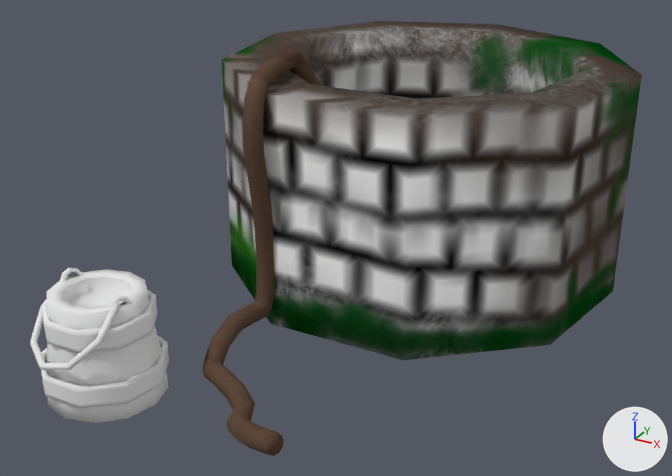
One commit to the OBJ model resources/Pozo/Pozo.obj: the scene before it, then after it.
Both versions are drawn from a 50 mm lens placed at (41.4, -84.9, 35.3), pointed at (-3.0, -4.2, -5.1). Arrows for +X, +Y and +Z are at lower right; the lights stay in place. Where no turn or scale is listed for an object, it has been applied to the vertices.

Objects in the first picture: 'Loft006', 'Loft007', 'Loft008', 'pozo', 'pozo001', 'pozo002'.
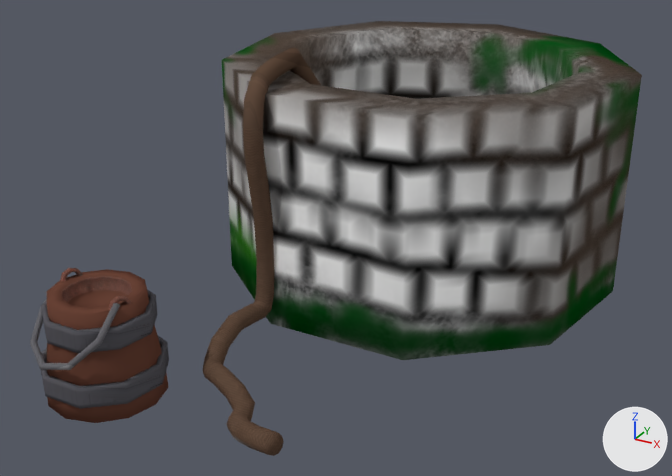
The newer file is also turned or shifted as a whole; pictures and numbers use the older file's frame.

Boxes [x1, y1, x2, y2] around the edits, measured in the pictures (672 x 476 px):
'Loft006', surface changed (white to brown)
    both: [47, 268, 168, 423]
'pozo001', surface changed
    both: [41, 336, 169, 409]
'pozo002', surface changed
    both: [41, 290, 158, 353]
'Loft007', surface changed (white to grey)
    both: [30, 276, 120, 370]

The change, as a list of edits to the scene's bpy script:
```text
Add img_asa_base_color_png:
    img_asa_base_color_png = load_image('Asa_Base_Color.png', 'Asa_Base_Color.png', 1024, 1024, 'sRGB')
Add img_metal_metallic_png:
    img_metal_metallic_png = load_image('Metal_Metallic.png', 'Metal_Metallic.png', 1024, 1024, 'sRGB')
Add img_asa_metallic_png:
    img_asa_metallic_png = load_image('Asa_Metallic.png', 'Asa_Metallic.png', 1024, 1024, 'sRGB')
Add img_madera_base_color_png:
    img_madera_base_color_png = load_image('Madera_Base_Color.png', 'Madera_Base_Color.png', 1024, 1024, 'sRGB')
Add img_madera_metallic_png:
    img_madera_metallic_png = load_image('Madera_Metallic.png', 'Madera_Metallic.png', 1024, 1024, 'sRGB')
Change mat_madera:
    where n0 = _N.new('ShaderNodeBsdfPrincipled'); n0.name = 'Principled BSDF'
    n0.inputs[2].default_value: 1.0 -> 0.9  # 'Roughness'
    add n2 = _N.new('ShaderNodeTexImage'); n2.name = 'Image Texture'
    add n2.image = img_madera_base_color_png
    add n3 = _N.new('ShaderNodeTexImage'); n3.name = 'Image Texture.001'
    add n3.image = img_madera_metallic_png
    add _L.new(n2.outputs[0], n0.inputs[0])  # 'Color' to 'Base Color'
    add _L.new(n3.outputs[0], n0.inputs[13])  # 'Color' to 'Specular IOR Level'
Change mat_asa:
    where n0 = _N.new('ShaderNodeBsdfPrincipled'); n0.name = 'Principled BSDF'
    n0.inputs[2].default_value: 1.0 -> 0.9  # 'Roughness'
    add n2 = _N.new('ShaderNodeTexImage'); n2.name = 'Image Texture'
    add n2.image = img_asa_base_color_png
    add n3 = _N.new('ShaderNodeTexImage'); n3.name = 'Image Texture.001'
    add n3.image = img_asa_metallic_png
    add _L.new(n2.outputs[0], n0.inputs[0])  # 'Color' to 'Base Color'
    add _L.new(n3.outputs[0], n0.inputs[13])  # 'Color' to 'Specular IOR Level'
Change mat_metal:
    where n0 = _N.new('ShaderNodeBsdfPrincipled'); n0.name = 'Principled BSDF'
    n0.inputs[2].default_value: 1.0 -> 0.9  # 'Roughness'
    add n2 = _N.new('ShaderNodeTexImage'); n2.name = 'Image Texture'
    add n2.image = img_asa_base_color_png
    add n3 = _N.new('ShaderNodeTexImage'); n3.name = 'Image Texture.001'
    add n3.image = img_metal_metallic_png
    add _L.new(n2.outputs[0], n0.inputs[0])  # 'Color' to 'Base Color'
    add _L.new(n3.outputs[0], n0.inputs[13])  # 'Color' to 'Specular IOR Level'
```
